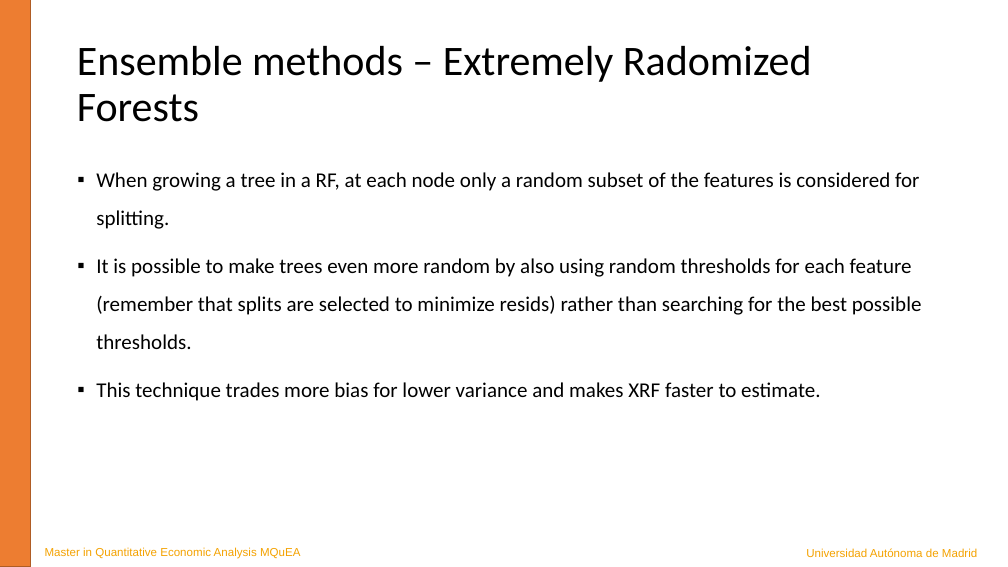
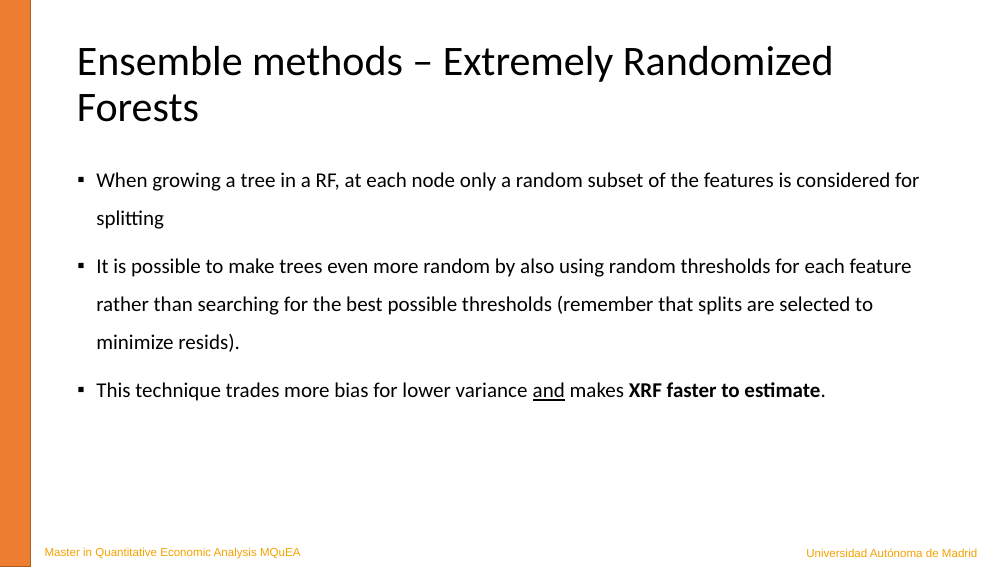
Before and after one commit to JavierBas/IMLEF-MQuEA, a slide deck: slide 19 of Course content/Slides/Topic 5 - Tree-based methods.pptx. Drawn at 1008x567 pixels with LibreOffice and Linux fonts; fonts in the diff are those of the drawing. Boxes give left, top, right and bottom in pixels: in the first picture for what was removed or moved away, otherwise in the second. Text is boxed around its words. In the diff, an @@ line names an element or a change of style, - is before the commit and + after.

```diff
--- a/Course content/Slides/Topic 5 - Tree-based methods.pptx
+++ b/Course content/Slides/Topic 5 - Tree-based methods.pptx
@@ title at [77,46,834,122]: text changed @@
-Ensemble methods – Extremely Radomized Forests
+Ensemble methods – Extremely Randomized Forests
@@ text at [96,172,919,352]: text changed @@
-▪ When growing a tree in a RF, at each node only a random subset of the features is considered for splitting.
-▪ It is possible to make trees even more random by also using random thresholds for each feature (remember that splits are selected to minimize resids) rather than searching for the best possible thresholds.
+▪ When growing a tree in a RF, at each node only a random subset of the features is considered for splitting
+▪ It is possible to make trees even more random by also using random thresholds for each feature rather than searching for the best possible thresholds (remember that splits are selected to minimize resids).
@@ text at [96,382,825,401]: bold on in "XRF faster to estimate."; underline on in "and" @@
```
Also in this commit, not shown: 1 other slide changed, 3 other files.
